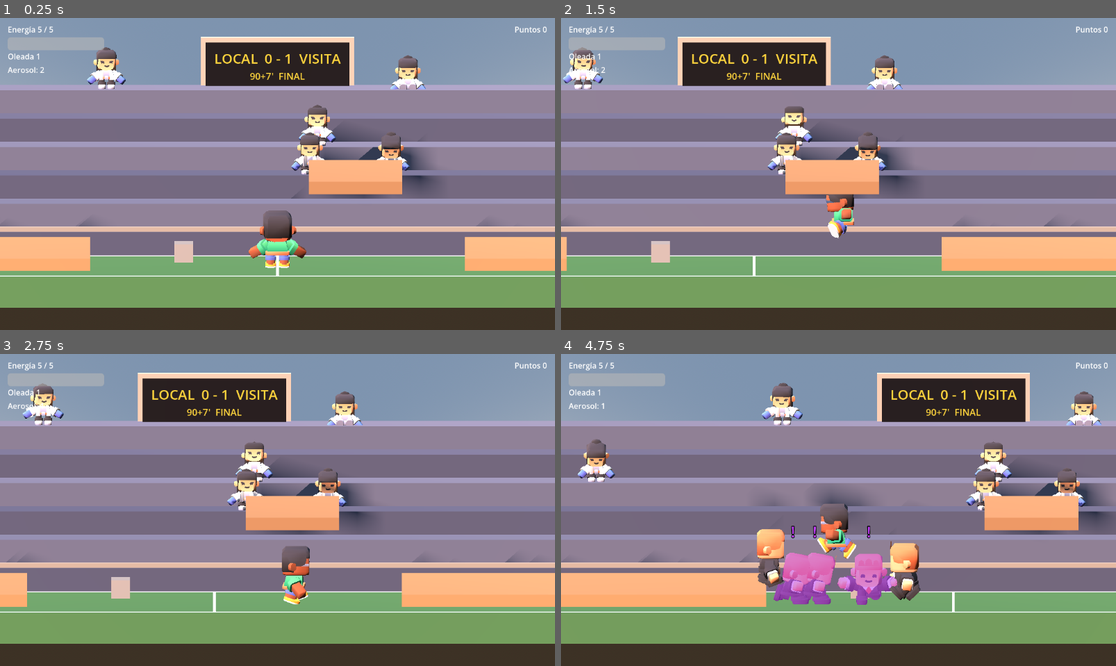
Above: before the commit, frames 1-4 (two rows, left to right).
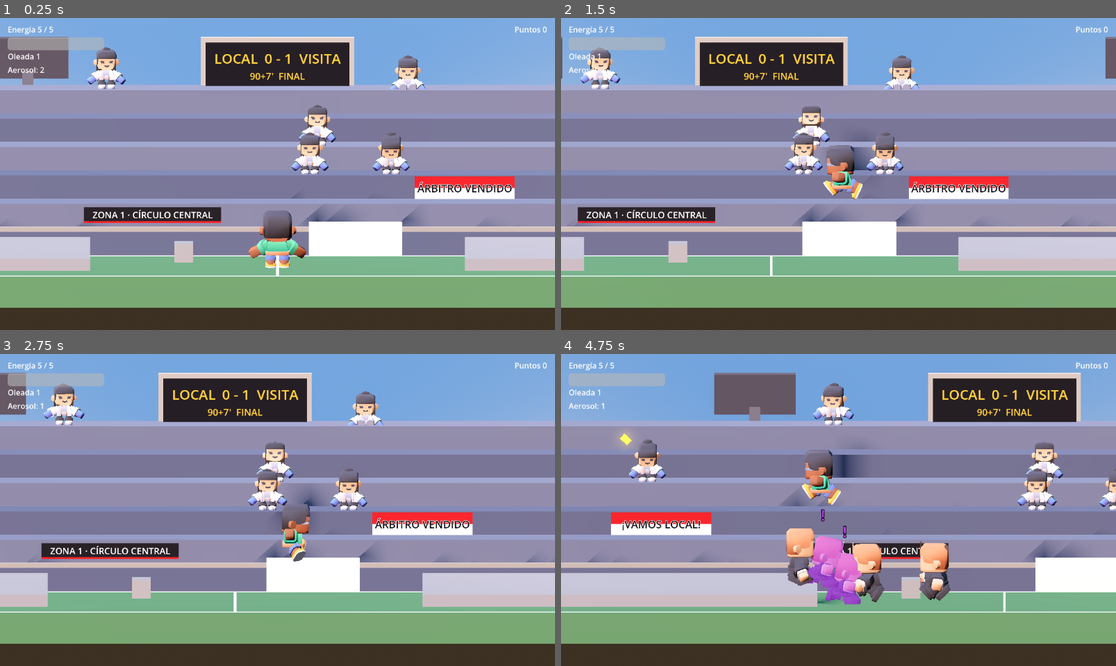
Above: after the commit, the same moments.

Repository: allan-gomez-creator/Barrasbalas
Game: Godot game, scene res://main.tscn
Two runs of this game, one before a commit and one after it. Both use one fixed random seed, a clock stepped at 60 frames per second and the inputs below.
Inputs (mouse positions are in pixels of both pictures, inside the frame that each line leads up to):
- Up to frame 1 (0.25 s): no input
- Up to frame 2 (1.5 s): tap Enter at 0.5 s; move the mouse to (960, 158) at 0.52 s; hold D (move_right) 0.53-1.28 s; click (960, 158) at 0.6 s; tap Space (saltar) at 0.77, 0.8, 1.07, 1.35 s; move the mouse to (727, 189) at 1.27 s; hold A (move_left) from 1.28 s (still down)
- Up to frame 3 (2.75 s): tap Space (saltar) at 1.52, 1.82, 2.3 s; click (166, 525) at 1.55 s; move the mouse to (333, 441) at 2.02 s; release A (move_left) at 2.03 s; hold D (move_right) from 2.03 s (still down); right-click (333, 441) at 2.1 s
- Up to frame 4 (4.75 s): move the mouse to (810, 572) at 2.77 s; release D (move_right) at 2.78 s; hold W (move_up) 2.78-3.53 s; click (810, 572) at 2.85 s; tap Space (saltar) at 3.02, 3.32, 3.77, 3.8, 4.07, 4.52 s; move the mouse to (1005, 556) at 3.52 s; hold A (move_left) from 3.53 s (still down); tap Shift (esquivar) at 3.6 s; move the mouse to (672, 463) at 4.27 s; tap R (hacer_ruido) at 4.35 s; click (672, 463) at 4.55 s

The runs differ from the first frame. In frame 1, 47% of the frame differs, in the area x 0-100%, y 0-84%; in frame 2, 39%; in frame 3, 39%; in frame 4, 46%.

Commit message:
Correccion 1 y mapa - disparo por clic, plataformas, luces del estadio, vallas, zonas y tunel

Diff:
--- a/apuntar.gd
+++ b/apuntar.gd
@@ -7,12 +7,18 @@
 # false = hay que hacer clic por cada tarjeta.
 @export var mantener = true
 @export var danio = 25
-@export var cadencia = 0.25
+@export var cadencia = 0.25	# solo con "mantener": cada cuánto sale una tarjeta
+# Viernes 20 - Allan: con "mantener" en false, sale un disparo por CADA clic,
+# apenas se hace (aunque se hagan dos clics en el mismo cuadro). Así, entre
+# más rápido clickea el jugador, más rápido dispara. Este mínimo solo frena
+# un autoclicker: 0.05 s = hasta 20 disparos por segundo.
+@export var entre_clics_minimo = 0.05
 @onready var pj = get_parent()
 
 var origen = Vector3.ZERO	# de dónde sale el rayo
 var espera = 0.0
 var hacia = Vector3.ZERO	# hasta dónde llega el rayo si no le da a nada
+var ultimo_clic = -1.0		# en segundos, para el mínimo entre clics
 
 
 func _physics_process(delta):
@@ -21,18 +27,37 @@
 	# cuadro (aunque camine hacia el otro lado), para que no titile.
 	if desde == 3 and Input.is_action_pressed(tecla):
 		mirar_al_mouse()
-	var dispara = Input.is_action_pressed(tecla) if mantener else Input.is_action_just_pressed(tecla)
-	if dispara and espera <= 0.001:
+	if mantener and Input.is_action_pressed(tecla) and espera <= 0.001:
 		espera = cadencia
-		var golpe = lanzar_rayo()
-		mostrar_tarjeta(origen, hacia if golpe.is_empty() else golpe.position)
-		if golpe.is_empty():
-			print("no le dio a nada en ", alcance, " m")
-			return
-		var d = snappedf(origen.distance_to(golpe.position), 0.01)
-		print("le dio a ", golpe.collider.name, " a ", d, " m")
-		if golpe.collider.has_method("recibir_golpe"):
-			golpe.collider.recibir_golpe(danio)
+		disparar()
+
+
+# Cada clic llega aquí como un evento, uno por uno: no se pierde ninguno.
+# Es _unhandled_input: si el clic cae en un botón (por ejemplo, el de elegir
+# una ayuda), lo usa el botón y no sale disparo. Lo que en el HUD no deba
+# tapar el disparo (barras, letreros) va con Mouse > Filter = Ignore.
+func _unhandled_input(event):
+	if mantener or event.is_echo() or not event.is_action_pressed(tecla):
+		return
+	var ahora = Time.get_ticks_msec() / 1000.0
+	if ahora - ultimo_clic < entre_clics_minimo:
+		return
+	ultimo_clic = ahora
+	if desde == 3:
+		mirar_al_mouse()
+	disparar()
+
+
+func disparar():
+	var golpe = lanzar_rayo()
+	mostrar_tarjeta(origen, hacia if golpe.is_empty() else golpe.position)
+	if golpe.is_empty():
+		print("no le dio a nada en ", alcance, " m")
+		return
+	var d = snappedf(origen.distance_to(golpe.position), 0.01)
+	print("le dio a ", golpe.collider.name, " a ", d, " m")
+	if golpe.collider.has_method("recibir_golpe"):
+		golpe.collider.recibir_golpe(danio)
 
 
 func lanzar_rayo():
--- a/barrera.gd
+++ b/barrera.gd
@@ -1,15 +1,28 @@
 extends StaticBody3D
 # La valla de la policía entre dos zonas. Está cerrada hasta que termina la
 # oleada que dice "abre_tras_oleada"; ahí desaparece y deja pasar.
+# Lunes 23 - Allan: la valla se ve de frente a la cámara (antes era un poste
+# azul), tiene una sirena que titila roja y azul, y al abrirse se hunde en el
+# piso. La colisión no cambia.
+
+signal se_abrio
 
 @export var abre_tras_oleada = 3
+@export var ancho_valla = 1.1      # m que se ve de frente (la colisión sigue igual de delgada)
+@export var alto_valla = 1.3
 var abierta = false
 @onready var letrero = $Letrero
+
+var valla_nueva = null
+var sirena = null
 
 
 func _ready():
 	add_to_group("barreras")
 	letrero.visible = false
+	$Valla.visible = false          # el bloque azul viejo ya no se usa
+	$Aviso.visible = false          # la valla nueva ya dice POLICÍA en su placa
+	armar_valla()
 	await get_tree().process_frame
 	var oleadas = get_tree().get_first_node_in_group("oleadas")
 	if oleadas and oleadas.has_signal("oleada_termina"):
@@ -23,10 +36,75 @@
 
 func abrir():
 	abierta = true
-	$Valla.visible = false
 	$Aviso.visible = false
 	$CollisionShape3D.set_deferred("disabled", true)
 	print(name, ": ¡la policía abrió el paso!")
+	se_abrio.emit()
+	# La valla se hunde en el piso y la sirena se apaga.
+	var t = create_tween()
+	t.tween_property(valla_nueva, "position:y", valla_nueva.position.y - alto_valla - 0.2, 0.6) \
+		.set_trans(Tween.TRANS_BACK).set_ease(Tween.EASE_IN)
+	t.tween_callback(valla_nueva.hide)
 	letrero.visible = true
 	await get_tree().create_timer(3.0).timeout
 	letrero.visible = false
+
+
+# La valla: dos postes, tres barras, una placa amarilla y la sirena encima.
+# El nodo está a 4 m de alto, así que todo baja 4 m para quedar en el piso.
+func armar_valla():
+	valla_nueva = Node3D.new()
+	valla_nueva.name = "VallaPolicia"
+	valla_nueva.position = Vector3(0, -4.0, 0.3)
+	add_child(valla_nueva)
+
+	var metal = StandardMaterial3D.new()
+	metal.albedo_color = Color(0.62, 0.65, 0.7)
+	metal.metallic = 0.5
+	metal.roughness = 0.45
+	var amarillo = StandardMaterial3D.new()
+	amarillo.albedo_color = Color(0.98, 0.8, 0.1)
+
+	var medio = ancho_valla / 2.0
+	for lado in [-1, 1]:
+		caja(Vector3(0.08, alto_valla, 0.08), Vector3(lado * medio, alto_valla / 2.0, 0), metal)
+	for alto in [0.15, alto_valla * 0.55, alto_valla - 0.05]:
+		caja(Vector3(ancho_valla, 0.06, 0.06), Vector3(0, alto, 0), metal)
+	for i in 6:   # barrotes delgados
+		var x = -medio + ancho_valla * (i + 1) / 7.0
+		caja(Vector3(0.03, alto_valla - 0.2, 0.03), Vector3(x, alto_valla / 2.0, 0), metal)
+	caja(Vector3(ancho_valla - 0.1, 0.32, 0.04), Vector3(0, alto_valla * 0.55 + 0.2, 0.03), amarillo)
+
+	var texto = Label3D.new()
+	texto.text = "POLICÍA"
+	texto.pixel_size = 0.006
+	texto.font_size = 40
+	texto.modulate = Color(0.05, 0.05, 0.08)
+	texto.outline_size = 0
+	texto.position = Vector3(0, alto_valla * 0.55 + 0.2, 0.06)
+	valla_nueva.add_child(texto)
+
+	sirena = StandardMaterial3D.new()
+	sirena.albedo_color = Color(0.1, 0.1, 0.12)
+	sirena.emission_enabled = true
+	sirena.emission = Color(1, 0.1, 0.1)
+	sirena.emission_energy_multiplier = 3.0
+	caja(Vector3(0.22, 0.14, 0.14), Vector3(0, alto_valla + 0.09, 0), sirena)
+	# Rojo y azul, cada 0.35 s, mientras la valla esté cerrada.
+	var t = create_tween().set_loops()
+	t.tween_callback(func(): sirena.emission = Color(1, 0.1, 0.1))
+	t.tween_interval(0.35)
+	t.tween_callback(func(): sirena.emission = Color(0.15, 0.35, 1))
+	t.tween_interval(0.35)
+	valla_nueva.tree_exiting.connect(t.kill)
+
+
+func caja(tamano, posicion, material):
+	var m = MeshInstance3D.new()
+	var malla = BoxMesh.new()
+	malla.size = tamano
+	m.mesh = malla
+	m.position = posicion
+	m.material_override = material
+	valla_nueva.add_child(m)
+	return m
--- a/escenario.tscn
+++ b/escenario.tscn
@@ -5,6 +5,8 @@
 [ext_resource type="Script" path="res://barrera.gd" id="4_barrera"]
 [ext_resource type="Script" path="res://apariciones_moviles.gd" id="5_apar"]
 [ext_resource type="Script" path="res://meta.gd" id="6_meta"]
+[ext_resource type="Script" path="res://luces_estadio.gd" id="7_luces"]
+[ext_resource type="Script" path="res://zonas.gd" id="8_zonas"]
 
 [sub_resource type="StandardMaterial3D" id="MatCancha"]
 albedo_color = Color(0.3, 0.48, 0.32, 1)
@@ -15,11 +17,11 @@
 
 
 [sub_resource type="StandardMaterial3D" id="MatTribuna"]
-albedo_color = Color(0.66, 0.52, 0.38, 1)
+albedo_color = Color(0.56, 0.56, 0.58, 1)
 
 
 [sub_resource type="StandardMaterial3D" id="MatValla"]
-albedo_color = Color(0.6, 0.47, 0.35, 1)
+albedo_color = Color(0.93, 0.93, 0.9, 1)
 
 
 [sub_resource type="StandardMaterial3D" id="MatGradaA"]
@@ -215,7 +217,7 @@
 shape = SubResource("Trib9Forma")
 
 [node name="Valla1" type="StaticBody3D" parent="Plataformas"]
-transform = Transform3D(1, 0, 0, 0, 1, 0, 0, 0, 1, 2.5, 2.9, 0)
+transform = Transform3D(1, 0, 0, 0, 1, 0, 0, 0, 1, 2.5, 0.9, 0)
 
 [node name="MeshInstance3D" type="MeshInstance3D" parent="Plataformas/Valla1"]
 mesh = SubResource("VallaMalla")
@@ -233,7 +235,7 @@
 shape = SubResource("Trib4Forma")
 
 [node name="Valla2" type="StaticBody3D" parent="Plataformas"]
-transform = Transform3D(1, 0, 0, 0, 1, 0, 0, 0, 1, 29.5, 2.9, 0)
+transform = Transform3D(1, 0, 0, 0, 1, 0, 0, 0, 1, 29.5, 0.9, 0)
 
 [node name="MeshInstance3D" type="MeshInstance3D" parent="Plataformas/Valla2"]
 mesh = SubResource("VallaMalla")
@@ -595,3 +597,15 @@
 
 [node name="Puesto8" type="Marker3D" parent="PuestosLanzador" groups=["puestos_lanzador"]]
 transform = Transform3D(1, 0, 0, 0, 1, 0, 0, 0, 1, 48, 0.6, 0)
+
+[node name="Puesto9" type="Marker3D" parent="PuestosLanzador" groups=["puestos_lanzador"]]
+transform = Transform3D(1, 0, 0, 0, 1, 0, 0, 0, 1, 2.5, 1.1, 0)
+
+[node name="Puesto10" type="Marker3D" parent="PuestosLanzador" groups=["puestos_lanzador"]]
+transform = Transform3D(1, 0, 0, 0, 1, 0, 0, 0, 1, 29.5, 1.1, 0)
+
+[node name="LucesEstadio" type="Node3D" parent="."]
+script = ExtResource("7_luces")
+
+[node name="Zonas" type="Node3D" parent="."]
+script = ExtResource("8_zonas")
--- /dev/null
+++ b/luces_estadio.gd
@@ -0,0 +1,139 @@
+extends Node3D
+# Lunes 23 - Allan: la luz del estadio.
+# El partido empieza a las 4 p. m. y el CicloDia de Juan Manuel avanza 1 hora
+# por minuto, así que a mitad de partida ya es de noche. Este nodo:
+#  - arma las torres de iluminación detrás de las gradas,
+#  - las prende una por una cuando empieza a oscurecer (y las apaga si amanece),
+#  - y oscurece el cielo con la hora.
+# Solo LEE la hora del SistemaSol: no toca sus scripts.
+
+@export var torres_x: Array[float] = [-8.0, 12.0, 32.0, 52.0]   # dónde va cada torre
+@export var prender_bajo = 0.35        # se prenden cuando el sol baja de este factor (0 = noche, 1 = mediodía)
+@export var energia_reflector = 5.0
+@export var energia_general = 0.9   # la luz pareja que deja ver a los barristas de noche
+@export var segundos_entre_torres = 0.5
+@export var cielo_dia_arriba = Color(0.36, 0.52, 0.78)
+@export var cielo_dia_horizonte = Color(0.66, 0.7, 0.78)
+@export var cielo_noche_arriba = Color(0.01, 0.02, 0.06)
+@export var cielo_noche_horizonte = Color(0.07, 0.08, 0.15)
+
+const ALTO_TORRE = 4.8     # m: el panel queda justo encima de las gradas, en la parte de arriba de la pantalla
+const Z_TORRE = -9.0       # m: detrás de la última fila de gradas
+
+var sistema_sol = null
+var cielo = null
+var prendidas = false
+var paneles = []           # material emisivo de cada panel
+var reflectores = []       # SpotLight3D de cada torre
+var luz_general = null     # una luz de frente, como el conjunto de todos los reflectores
+
+
+func _ready():
+	add_to_group("luces_estadio")
+	for x in torres_x:
+		armar_torre(x)
+	luz_general = DirectionalLight3D.new()
+	luz_general.name = "LuzGeneral"
+	luz_general.light_color = Color(0.95, 0.96, 1.0)
+	luz_general.light_energy = 0.0
+	luz_general.shadow_enabled = false
+	add_child(luz_general)
+	# Desde arriba y desde el lado de la cámara, apuntando a la cancha.
+	luz_general.rotation_degrees = Vector3(-50, 0, 0)
+	await get_tree().process_frame
+	var escena = get_tree().current_scene
+	sistema_sol = escena.get_node_or_null("SistemaSol")
+	var entorno = escena.get_node_or_null("WorldEnvironment")
+	if entorno and entorno.environment and entorno.environment.sky:
+		cielo = entorno.environment.sky.sky_material
+	if sistema_sol == null:
+		print("LucesEstadio: no encontré el SistemaSol, las torres quedan apagadas")
+
+
+func _process(_delta):
+	if sistema_sol == null:
+		return
+	var f = CicloDia.factor_sol(sistema_sol.ciclo.hora)   # 1 = mediodía, 0 = noche
+	var dia = clampf(f / 0.5, 0.0, 1.0)                   # el cielo ya está "de día" desde la mitad
+	if cielo is ProceduralSkyMaterial:
+		cielo.sky_top_color = cielo_noche_arriba.lerp(cielo_dia_arriba, dia)
+		cielo.sky_horizon_color = cielo_noche_horizonte.lerp(cielo_dia_horizonte, dia)
+		cielo.ground_horizon_color = cielo.sky_horizon_color
+	if not prendidas and f < prender_bajo:
+		prender()
+	elif prendidas and f > prender_bajo + 0.05:
+		apagar()
+
+
+# Una torre: el poste, el panel de luces y el reflector que apunta a la cancha.
+func armar_torre(x):
+	var torre = Node3D.new()
+	torre.name = "Torre%d" % (paneles.size() + 1)
+	torre.position = Vector3(x, 0, Z_TORRE)
+	add_child(torre)
+
+	var poste = MeshInstance3D.new()
+	var malla_poste = BoxMesh.new()
+	malla_poste.size = Vector3(0.35, ALTO_TORRE, 0.35)
+	poste.mesh = malla_poste
+	poste.position.y = ALTO_TORRE / 2.0
+	var gris = StandardMaterial3D.new()
+	gris.albedo_color = Color(0.35, 0.36, 0.4)
+	poste.material_override = gris
+	torre.add_child(poste)
+
+	var panel = MeshInstance3D.new()
+	var malla_panel = BoxMesh.new()
+	malla_panel.size = Vector3(2.6, 1.3, 0.3)
+	panel.mesh = malla_panel
+	panel.position.y = ALTO_TORRE + 0.4
+	var luz = StandardMaterial3D.new()
+	luz.albedo_color = Color(0.25, 0.25, 0.28)
+	luz.emission_enabled = true
+	luz.emission = Color(1.0, 0.96, 0.85)
+	luz.emission_energy_multiplier = 0.0      # apagada
+	panel.material_override = luz
+	torre.add_child(panel)
+	paneles.append(luz)
+
+	var reflector = SpotLight3D.new()
+	reflector.position = Vector3(0, ALTO_TORRE, 0.5)
+	reflector.light_color = Color(1.0, 0.96, 0.88)
+	reflector.light_energy = 0.0
+	reflector.spot_range = 30.0
+	reflector.spot_angle = 55.0
+	reflector.spot_attenuation = 0.3
+	torre.add_child(reflector)
+	# Que apunte a la cancha, un poco adelante de la torre.
+	reflector.look_at(Vector3(x, 0, 1.0), Vector3.UP)
+	reflectores.append(reflector)
+
+
+func prender():
+	prendidas = true
+	print("LucesEstadio: se prenden las torres")
+	for i in paneles.size():
+		var t = create_tween()
+		t.tween_interval(i * segundos_entre_torres)
+		# un parpadeo corto, como las lámpara de estadio cuando arrancan
+		t.tween_callback(poner_torre.bind(i, 0.4))
+		t.tween_interval(0.08)
+		t.tween_callback(poner_torre.bind(i, 0.0))
+		t.tween_interval(0.08)
+		t.tween_callback(poner_torre.bind(i, 1.0))
+
+
+func apagar():
+	prendidas = false
+	for i in paneles.size():
+		poner_torre(i, 0.0)
+
+
+func poner_torre(i, cuanto):
+	paneles[i].emission_energy_multiplier = 2.0 * cuanto
+	reflectores[i].light_energy = energia_reflector * cuanto
+	# La luz general sube a medida que se prenden las torres.
+	var prendidas_ya = 0.0
+	for r in reflectores:
+		prendidas_ya += r.light_energy / energia_reflector
+	luz_general.light_energy = energia_general * prendidas_ya / reflectores.size()
--- a/main.tscn
+++ b/main.tscn
@@ -28,6 +28,9 @@
 sky = SubResource("Cielo")
 ambient_light_source = 3
 tonemap_mode = 2
+glow_enabled = true
+glow_intensity = 0.6
+glow_bloom = 0.05
 
 [sub_resource type="BoxMesh" id="CajaMalla"]
 size = Vector3(0.6, 0.6, 0.6)
--- a/meta.gd
+++ b/meta.gd
@@ -37,7 +37,39 @@
 	var t = flecha.create_tween().set_loops()
 	t.tween_property(flecha, "modulate:a", 0.25, parpadeo)
 	t.tween_property(flecha, "modulate:a", 1.0, parpadeo)
+	prender_tunel()
 	print("Meta: ¡el túnel está abierto!")
+
+
+# Lunes 23 - Allan: al abrirse, el túnel se ilumina por dentro con luz cálida
+# y el letrero CAMERINOS se pone amarillo, para que se vea a dónde correr.
+func prender_tunel():
+	var tunel = get_node_or_null("../Tunel")
+	if tunel == null:
+		return
+	var luz = OmniLight3D.new()
+	luz.name = "LuzTunel"
+	luz.light_color = Color(1.0, 0.78, 0.45)
+	luz.light_energy = 0.0
+	luz.omni_range = 5.0
+	luz.position = Vector3(56.5, 1.6, -1.2)
+	tunel.add_child(luz)
+	var boca = tunel.get_node_or_null("BocaTunel")
+	var mat = null
+	if boca:
+		mat = StandardMaterial3D.new()
+		mat.albedo_color = Color(0.1, 0.08, 0.06)
+		mat.emission_enabled = true
+		mat.emission = Color(1.0, 0.7, 0.35)
+		mat.emission_energy_multiplier = 0.0
+		boca.material_override = mat
+	var t = create_tween().set_parallel()
+	t.tween_property(luz, "light_energy", 3.0, 1.0)
+	if mat:
+		t.tween_property(mat, "emission_energy_multiplier", 0.6, 1.0)
+	var letrero = tunel.get_node_or_null("Letrero")
+	if letrero:
+		t.tween_property(letrero, "modulate", Color(1, 0.85, 0.2), 1.0)
 
 
 func _al_entrar(cuerpo):
--- a/tacleador.gd
+++ b/tacleador.gd
@@ -14,6 +14,10 @@
 @export var puntos_expulsion = 150   # los que da al salir expulsado (los suma el puntaje)
 # Si choca contra una tribuna mientras persigue, salta para subirse.
 @export var fuerza_salto = 5.0
+# Viernes 20: el brinco por encima de un lanzador.
+@export var salto_lanzador_alto = 2.2    # m por encima de los pies: más alto que el lanzador (1.75)
+@export var salto_lanzador_largo = 1.3   # m: cae a esta distancia del lanzador, del otro lado
+@export var tiempo_salto_lanzador = 0.5  # s que dura el brinco
 
 @export_group("Tribuna")
 # Los que crean las oleadas bajan saltando desde las gradas del fondo.
@@ -211,10 +215,54 @@
 		return
 	for i in get_slide_collision_count():
 		var choque = get_slide_collision(i)
+		# Viernes 20 - Allan: si choca con un lanzador (que no se mueve de su
+		# puesto), lo salta por encima para que no se forme un trancón.
+		var otro = choque.get_collider()
+		if otro is Node and otro.is_in_group("lanzadores"):
+			# Solo si el lanzador le tapa el camino hacia el árbitro (y no si
+			# ya lo dejó atrás: el choque del cuadro anterior todavía aparece
+			# aquí justo después de caer).
+			var al_lanzador = otro.global_position.x - global_position.x
+			var al_arbitro = objetivo.global_position.x - global_position.x
+			if al_lanzador * al_arbitro > 0.0:
+				saltar_por_encima(otro)
+				return
+			continue
 		if choque.get_collider() is StaticBody3D and absf(choque.get_normal().y) < 0.3:
 			velocity.y = fuerza_salto
 			anim.play("jump")
 			return
+
+
+# Brinca por encima del lanzador y cae del otro lado, como cuando rodea una
+# barrera: con un Tween y sin colisión, para que no se quede parado en su cabeza.
+func saltar_por_encima(lanzador):
+	var lado_x = signf(lanzador.global_position.x - global_position.x)
+	if lado_x == 0.0:
+		lado_x = signf(objetivo.global_position.x - global_position.x)
+	var x_final = lanzador.global_position.x + lado_x * salto_lanzador_largo
+	var y_final = global_position.y
+	var zona = get_tree().get_first_node_in_group("zona_juego")
+	if zona:
+		# Que no caiga detrás de una barrera cerrada ni fuera del nivel...
+		var lim = zona.limites_abiertos(global_position.x)
+		x_final = clampf(x_final, lim.x + 0.5, lim.y - 0.5)
+		# ...y que caiga sobre lo que haya ahí: piso, tribuna o plataforma.
+		y_final = zona.altura_piso(x_final)
+	var desde = global_position
+	var hasta = Vector3(x_final, y_final, 0.0)
+	var arriba = Vector3((desde.x + hasta.x) / 2.0, maxf(desde.y, hasta.y) + salto_lanzador_alto, 0.0)
+	print(name, " salta por encima de ", lanzador.name)
+	en_tribuna = true
+	marcar_peligro(false)
+	sin_colision(true)
+	anim.play("jump")
+	var t = create_tween()
+	t.tween_property(self, "global_position", arriba, tiempo_salto_lanzador / 2.0) \
+		.set_trans(Tween.TRANS_SINE).set_ease(Tween.EASE_OUT)
+	t.tween_property(self, "global_position", hasta, tiempo_salto_lanzador / 2.0) \
+		.set_trans(Tween.TRANS_SINE).set_ease(Tween.EASE_IN)
+	t.tween_callback(salir_de_tribuna)
 
 
 func frenar():
--- /dev/null
+++ b/zonas.gd
@@ -0,0 +1,72 @@
+extends Node3D
+# Lunes 23 - Allan: que cada zona del mapa se reconozca.
+#  - Un letrero en las gradas al comienzo de cada zona.
+#  - Trapos de la barra colgados de las gradas, con los colores de cada zona.
+# Solo es decorado: no tiene colisión y no cambia nada del juego.
+
+# Una entrada por zona: dónde va el letrero, sus colores y los trapos.
+var zonas = [
+	{"x": -4.0, "nombre": "ZONA 1 · CÍRCULO CENTRAL",
+	 "color_a": Color(0.8, 0.1, 0.12), "color_b": Color(0.96, 0.96, 0.94),
+	 "trapos": [[-11.0, "¡VAMOS LOCAL!"], [6.0, "ÁRBITRO VENDIDO"]]},
+	{"x": 18.5, "nombre": "ZONA 2 · RUMBO AL TÚNEL",
+	 "color_a": Color(0.1, 0.55, 0.25), "color_b": Color(0.96, 0.96, 0.94),
+	 "trapos": [[24.0, "PITO COMPRADO"], [37.0, "¡FUERA EL ÁRBITRO!"]]},
+	{"x": 48.5, "nombre": "ZONA 3 · BOCA DEL TÚNEL",
+	 "color_a": Color(0.12, 0.25, 0.7), "color_b": Color(0.98, 0.82, 0.12),
+	 "trapos": [[51.0, "AL TÚNEL NO LLEGA"]]},
+]
+
+const Z_LETRERO = -2.95    # frente de la fila 2 de las gradas
+const Z_TRAPO = -3.95      # frente de la fila 3
+
+
+func _ready():
+	for zona in zonas:
+		letrero(zona)
+		for trapo_info in zona["trapos"]:
+			trapo(trapo_info[0], trapo_info[1], zona["color_a"], zona["color_b"])
+
+
+func letrero(zona):
+	var tablero = caja(Vector3(4.4, 0.5, 0.06), Vector3(zona["x"], 1.15, Z_LETRERO), Color(0.08, 0.08, 0.1))
+	tablero.name = "Letrero" + str(zonas.find(zona) + 1)
+	var franja = caja(Vector3(4.4, 0.06, 0.07), Vector3(zona["x"], 0.92, Z_LETRERO), zona["color_a"])
+	franja.name = "Franja" + str(zonas.find(zona) + 1)
+	var texto = Label3D.new()
+	texto.text = zona["nombre"]
+	texto.pixel_size = 0.006
+	texto.font_size = 48
+	texto.outline_size = 0
+	texto.modulate = Color(0.98, 0.98, 0.95)
+	texto.position = Vector3(zona["x"], 1.16, Z_LETRERO + 0.04)
+	add_child(texto)
+
+
+# Un trapo de dos franjas con un mensaje, colgado del frente de las gradas.
+func trapo(x, mensaje, color_a, color_b):
+	var y = 1.85
+	caja(Vector3(3.2, 0.38, 0.03), Vector3(x, y + 0.19, Z_TRAPO), color_a)
+	caja(Vector3(3.2, 0.38, 0.03), Vector3(x, y - 0.19, Z_TRAPO), color_b)
+	var texto = Label3D.new()
+	texto.text = mensaje
+	texto.pixel_size = 0.006
+	texto.font_size = 56
+	texto.outline_size = 10
+	texto.modulate = Color(0.08, 0.08, 0.1) if color_b.v > 0.8 else Color(1, 1, 1)
+	texto.outline_modulate = color_b
+	texto.position = Vector3(x, y, Z_TRAPO + 0.03)
+	add_child(texto)
+
+
+func caja(tamano, posicion, color):
+	var m = MeshInstance3D.new()
+	var malla = BoxMesh.new()
+	malla.size = tamano
+	m.mesh = malla
+	m.position = posicion
+	var mat = StandardMaterial3D.new()
+	mat.albedo_color = color
+	m.material_override = mat
+	add_child(m)
+	return m
Not shown, added: luces_estadio.gd.uid
Not shown, added: zonas.gd.uid
